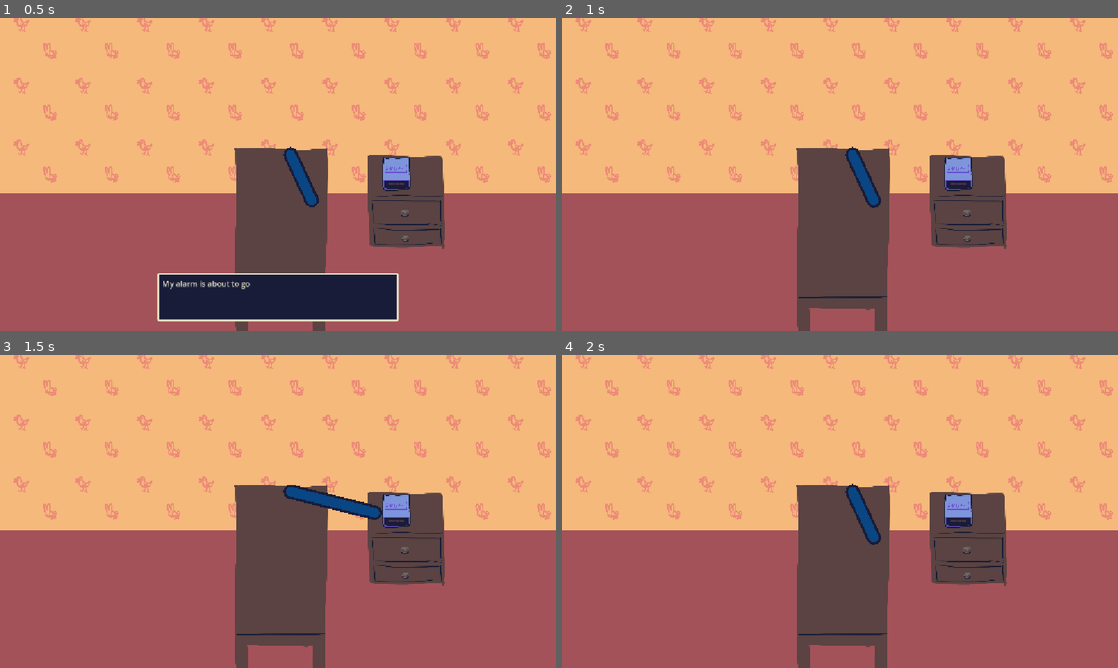
Above: before the commit, frames 1-4 (two rows, left to right).
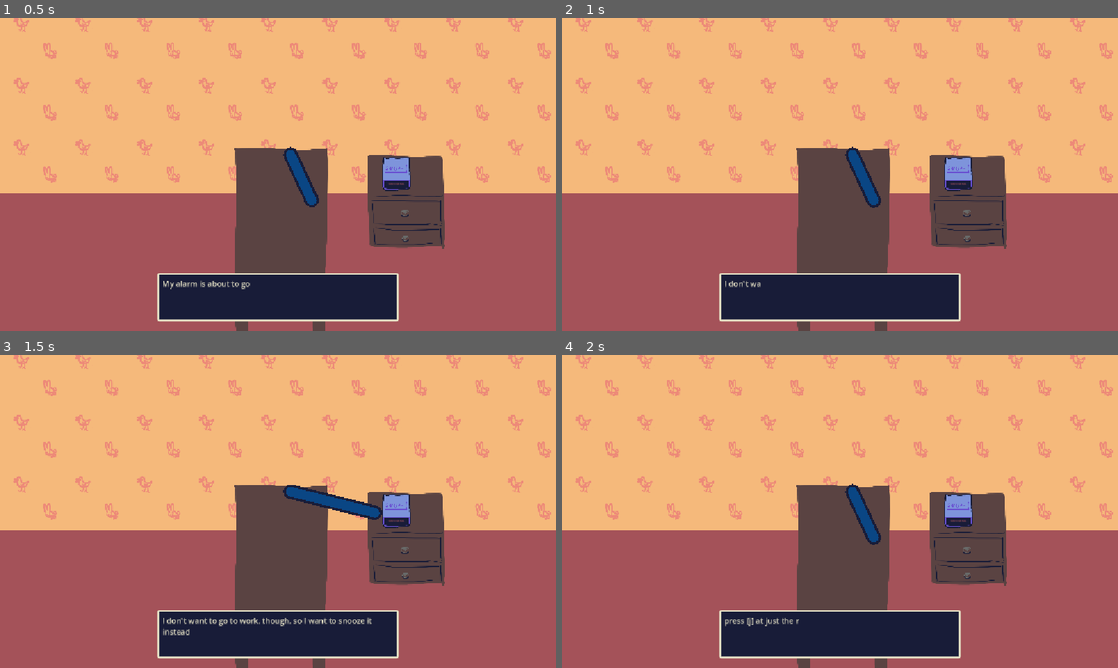
Above: after the commit, the same moments.

Repository: harperstoeckle/be_late_for_work
Game: Godot game, scene res://scenes/main.tscn
The game is run twice, just before and just after one commit, with the same random seed, the same clock (stepped at 60 frames per second) and the same inputs. Sound files missing from this copy of the repository are replaced by a short silence.
Inputs:
- Up to frame 1 (0.5 s): no input
- Up to frame 2 (1 s): tap Enter (ui_accept) at 0.5, 0.77 s; hold Up (ui_up) from 0.53 s (still down); hold J (snooze) from 0.53 s (still down)
- Up to frame 3 (1.5 s): tap Enter (ui_accept) at 1.25 s; release Up (ui_up) at 1.28 s; release J (snooze) at 1.28 s; hold Down (ui_down) from 1.28 s (still down); tap J (snooze) at 1.35 s
- Up to frame 4 (2 s): keep holding Down (ui_down); tap Enter (ui_accept) at 1.52 s

Frame 1 is identical in both runs. In frame 2, 6.7% of the frame differs, in the area x 28-72%, y 81-98%; in frame 3, 6.7%; in frame 4, 6.7%.
Error before the commit: Modulo by zero error in operator '%'. (res://scripts/main.gd:95)

Commit message:
Allow sequences of dialogue to be queued

Diff:
--- a/scripts/main.gd
+++ b/scripts/main.gd
@@ -63,6 +63,8 @@
 var _checkpoint_num_loops: int = 0
 
 var _time_since_current_dialogue_box_shown: float = 0.0
+# Dialogue to be shown in the current sequence.
+var _queued_dialogue: Array[String] = []
 
 
 func _ready() -> void:
@@ -74,6 +76,12 @@
 			_music_beat_count = floori(stream.get_length() / 60.0 * _music_bpm)
 
 	_alarm_clock.set_indicator_text("SNOOZING")
+
+	_queue_dialogue_sequence([
+		"My alarm is about to go off",
+		"I don't want to go to work, though, so I want to snooze it instead",
+		"press [j] at just the right time after the alarm beeps to snooze it",
+	])
 
 
 # Called every frame. 'delta' is the elapsed time since the previous frame.
@@ -224,4 +232,13 @@
 
 # Will close the dialogue box if no dialogue is left, or will go to the next one if it is available.
 func _continue_dialogue() -> void:
-	_dialogue_box.hide()
+	if _queued_dialogue:
+		_show_dialogue(_queued_dialogue[0])
+		_queued_dialogue.remove_at(0)
+	else:
+		_dialogue_box.hide()
+
+# All of these will be shown in order. Any currently queued dialogue will be canceled.
+func _queue_dialogue_sequence(texts: Array[String]) -> void:
+	_queued_dialogue.assign(texts)
+	_continue_dialogue()
